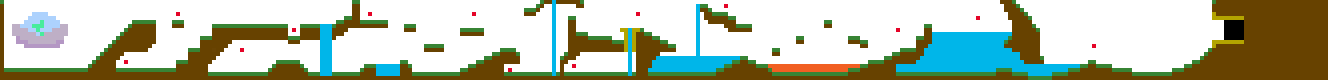
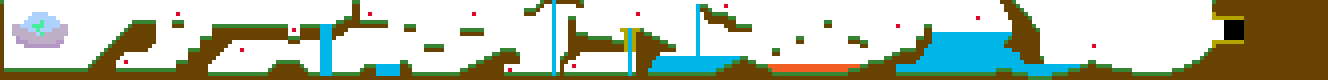
The second 1328px x 80px image is a revision of the first. Changes to its layers:
painted on "Objectives" over <box>896,24,900,32</box>
